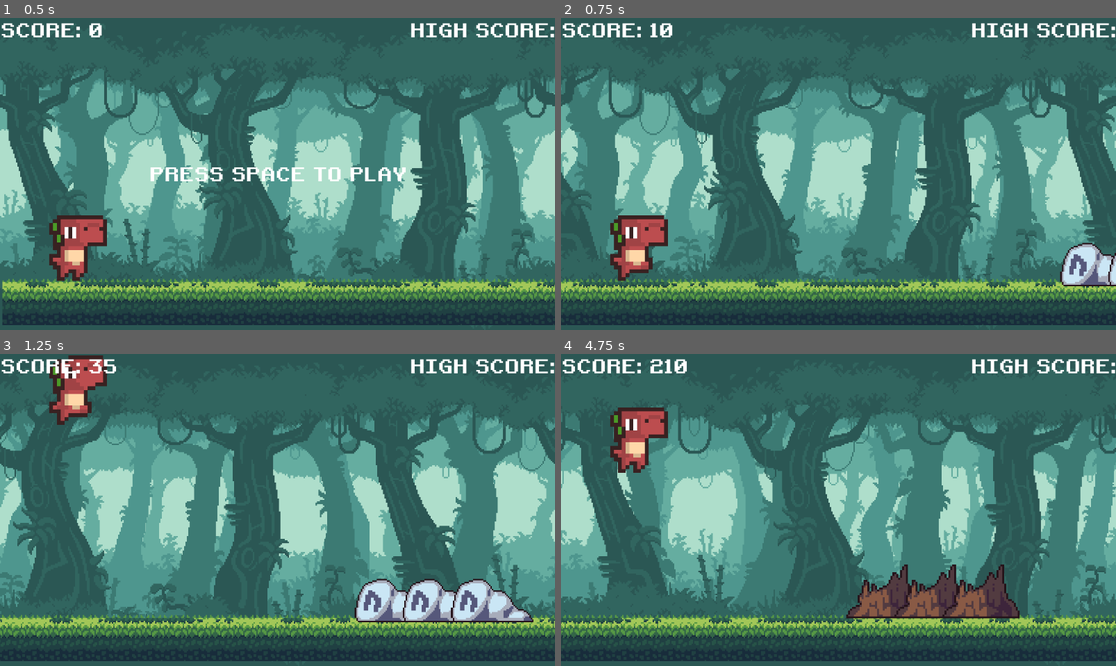
Above: before the commit, frames 1-4 (two rows, left to right).
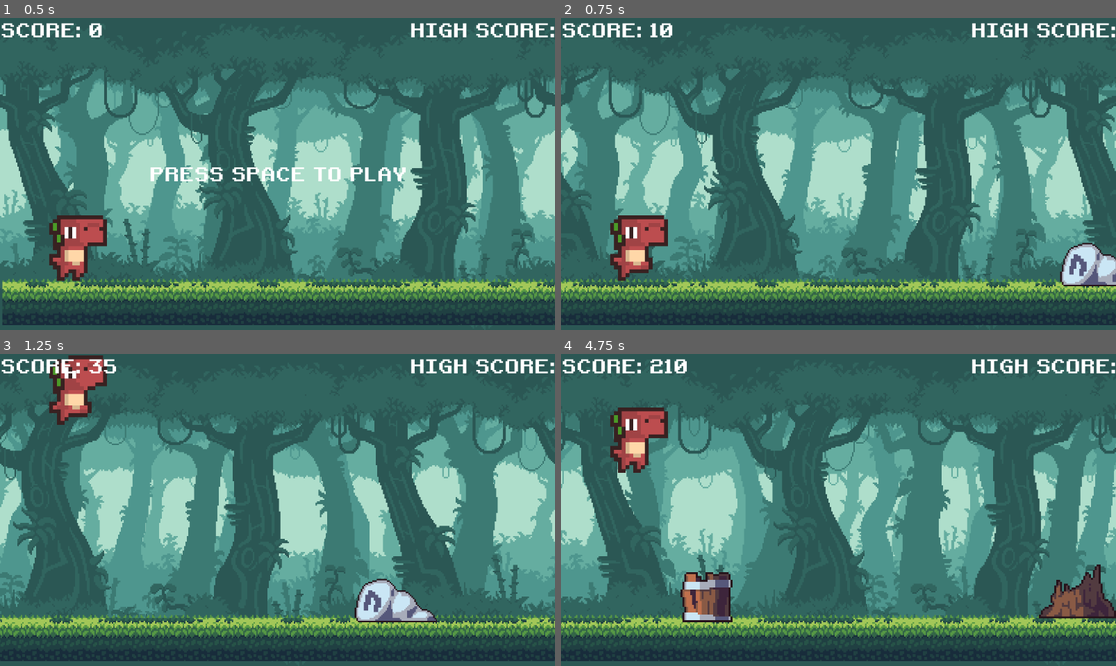
Above: after the commit, the same moments.

Repository: lerish830-arch/natikfem
Game: Godot game, scene res://scenes/main.tscn
The game is run twice, just before and just after one commit, with the same random seed, the same clock (stepped at 60 frames per second) and the same inputs.
Inputs (mouse positions are in pixels of both pictures, inside the frame that each line leads up to):
- Up to frame 1 (0.5 s): no input
- Up to frame 2 (0.75 s): tap Space at 0.5 s; move the mouse to (960, 158) at 0.52 s; hold Right from 0.53 s (still down); tap Alt at 0.6 s; click (960, 158) at 0.67 s
- Up to frame 3 (1.25 s): keep holding Right; tap Enter (ui_accept) at 0.77 s
- Up to frame 4 (4.75 s): move the mouse to (727, 525) at 1.27 s; tap Shift at 1.35, 2.85, 4.35 s; tap Enter (ui_accept) at 1.52, 3.02, 3.77, 4.52 s; move the mouse to (894, 441) at 2.02 s; release Right at 2.03 s; hold Left 2.03-2.78 s; tap Alt at 2.1, 3.6 s; move the mouse to (810, 572) at 2.77 s; hold Right 2.78-4.28 s; click (810, 572) at 2.92 s; move the mouse to (1005, 556) at 3.52 s; move the mouse to (672, 463) at 4.27 s; hold Left from 4.28 s (still down)

Frame 1 is identical in both runs. In frame 2, less than 0.1% of the frame differs, in the area x 98-100%, y 75-86%; in frame 3, 2.3%; in frame 4, 6.3%, in the area x 21-100%, y 67-86%.

Commit message:
removing a feature
i removed the feature where if u press space bar without leaving it ur charecter auto jumps i removed that to make the game even harder it also helps in lowering high scores

Diff:
--- a/scenes/main.gd
+++ b/scenes/main.gd
@@ -12,6 +12,9 @@
 # game variables
 const DINO_START_POS := Vector2i(150, 485)
 const CAM_START_POS := Vector2i(576, 324)
+
+var difficulty
+const MAX_DIFFICULTY : int = 2
 
 var score : int
 const SCORE_MODIFIER : int = 12
@@ -36,6 +39,7 @@
 	show_score()
 	speed = START_SPEED
 	game_running = false
+	difficulty = 0
 
 	$Dino.position = DINO_START_POS
 	$Dino.velocity = Vector2i(0, 0)
@@ -50,6 +54,7 @@
 		if speed > MAX_SPEED:
 			speed = MAX_SPEED
 
+		adjust_difficulty()
 		generate_obs()
 
 		$Dino.position.x += speed
@@ -69,7 +74,7 @@
 func generate_obs():
 	if obstacles.is_empty() or last_obs.position.x < score + randi_range(300, 500):
 		var obs_type = obstacle_types[randi() % obstacle_types.size()]
-		var max_obs = 3
+		var max_obs = difficulty + 1
 
 		for i in range(randi() % max_obs + 1):
 			var obs = obs_type.instantiate()
@@ -88,3 +93,9 @@
 
 func show_score():
 	$HUD.get_node("Scorelabel").text = "SCORE: " + str(score / SCORE_MODIFIER)
+
+func adjust_difficulty():
+	difficulty = int(score / SPEED_MODIFIER)
+
+	if difficulty > MAX_DIFFICULTY:
+		difficulty = MAX_DIFFICULTY
